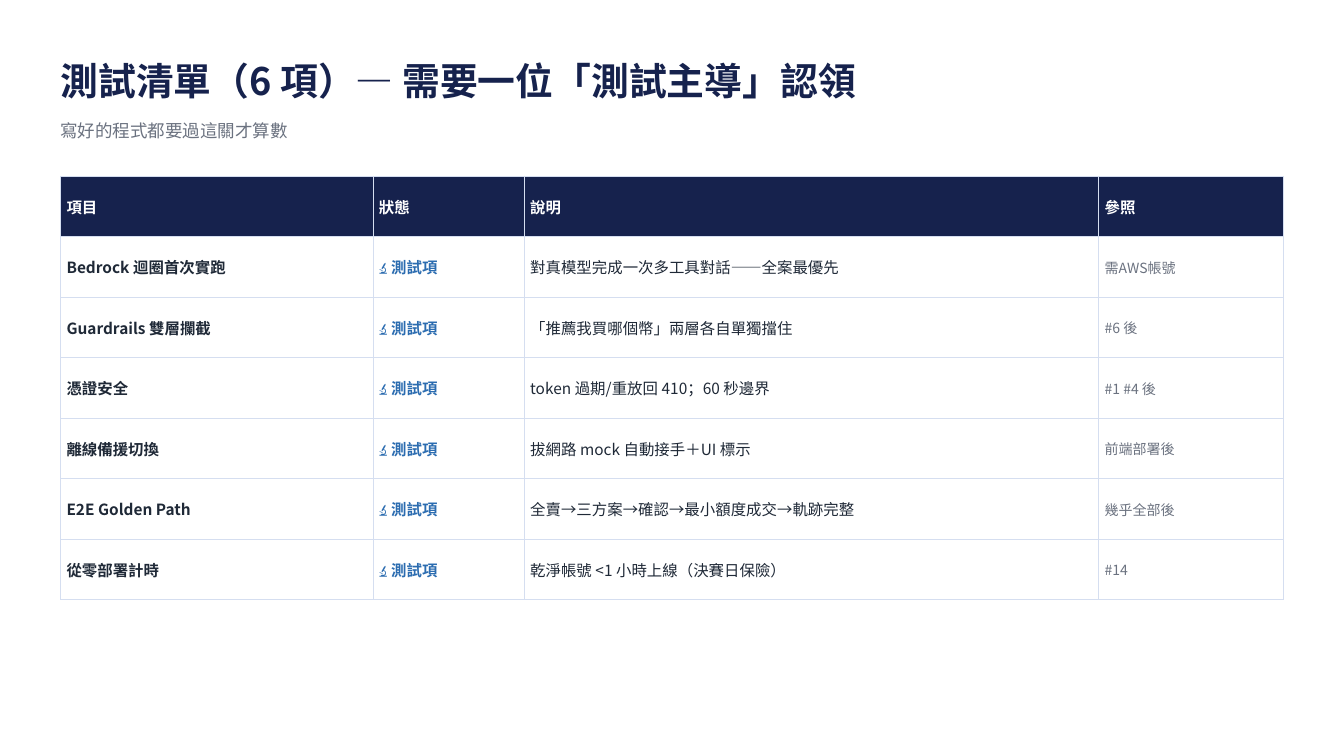
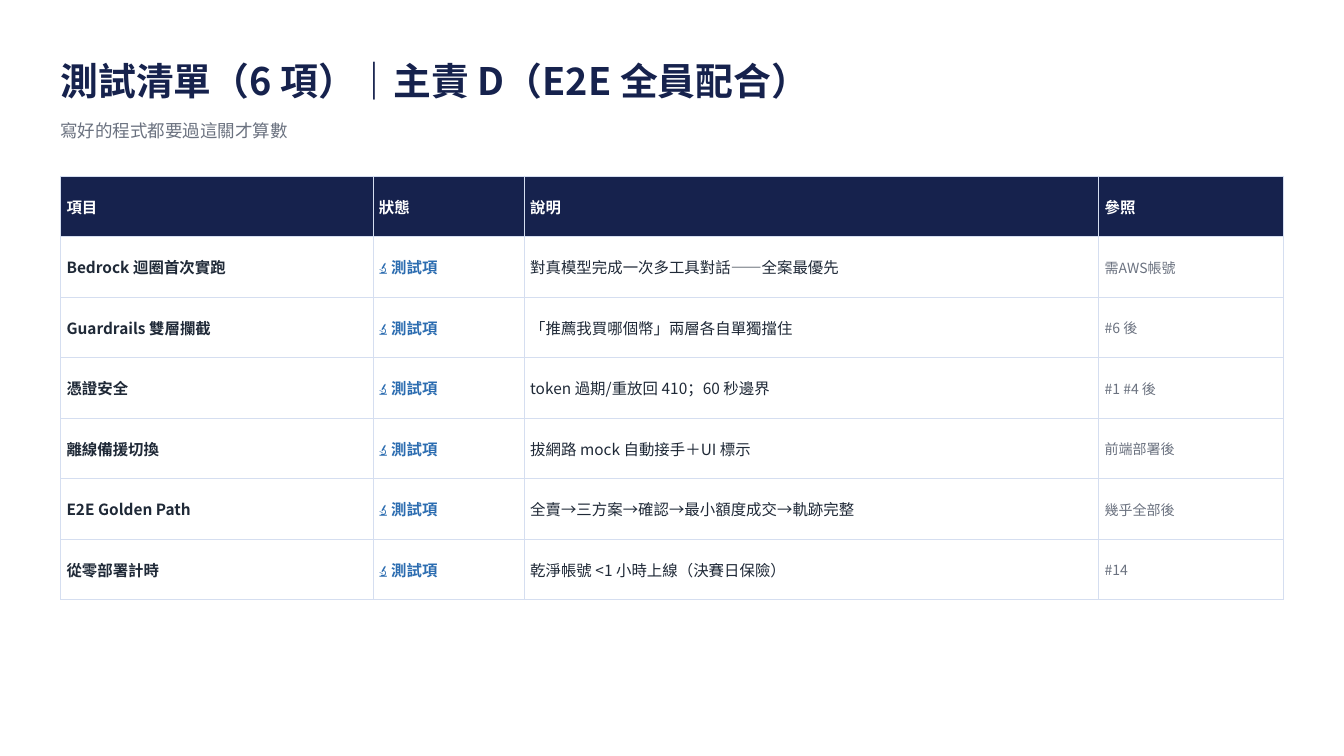
Before and after one commit to giont565/MaiMate, a slide deck: slide 6 of docs/MaiMate_開發手冊.pptx. Drawn at 1344x756 pixels with LibreOffice and Linux fonts; fonts in the diff are those of the drawing. Boxes give left, top, right and bottom in pixels: in the first picture for what was removed or moved away, otherwise in the second. Text is boxed around its words. In the diff, an @@ line names an element or a change of style, - is before the commit and + after.

```diff
--- a/docs/MaiMate_開發手冊.pptx
+++ b/docs/MaiMate_開發手冊.pptx
@@ text at (60, 61, 809, 100): text changed @@
-測試清單（6 項）— 需要一位「測試主導」認領
+測試清單（6 項）｜主責 D（E2E 全員配合）
```
Also in this commit, not shown: 4 other slides changed, 2 other files.
